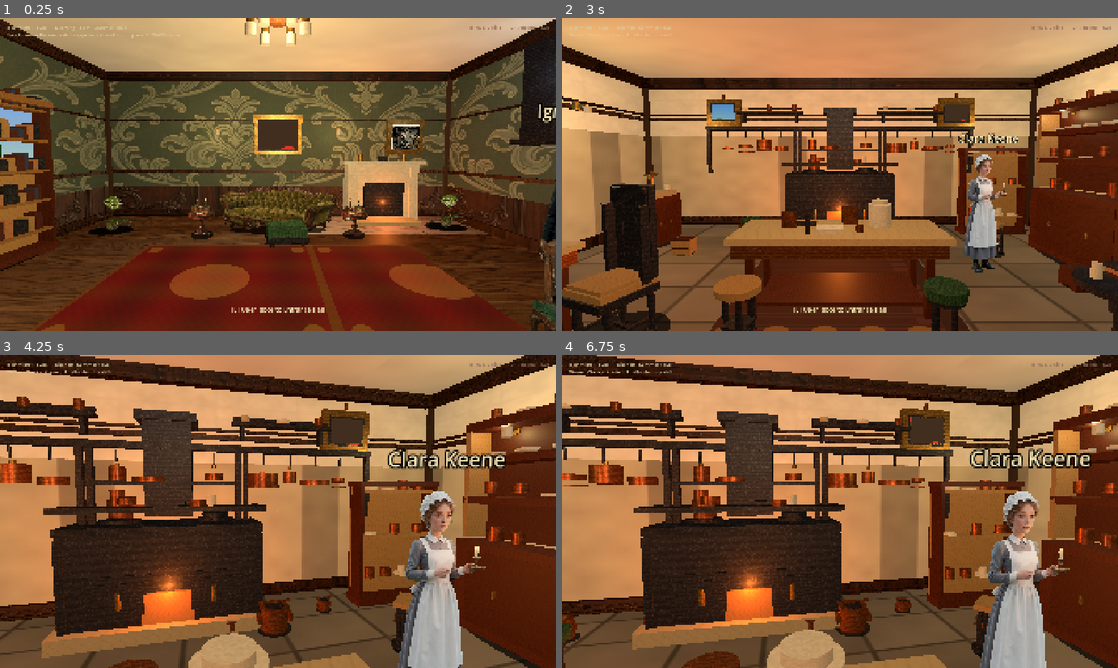
Above: before the commit, frames 1-4 (two rows, left to right).
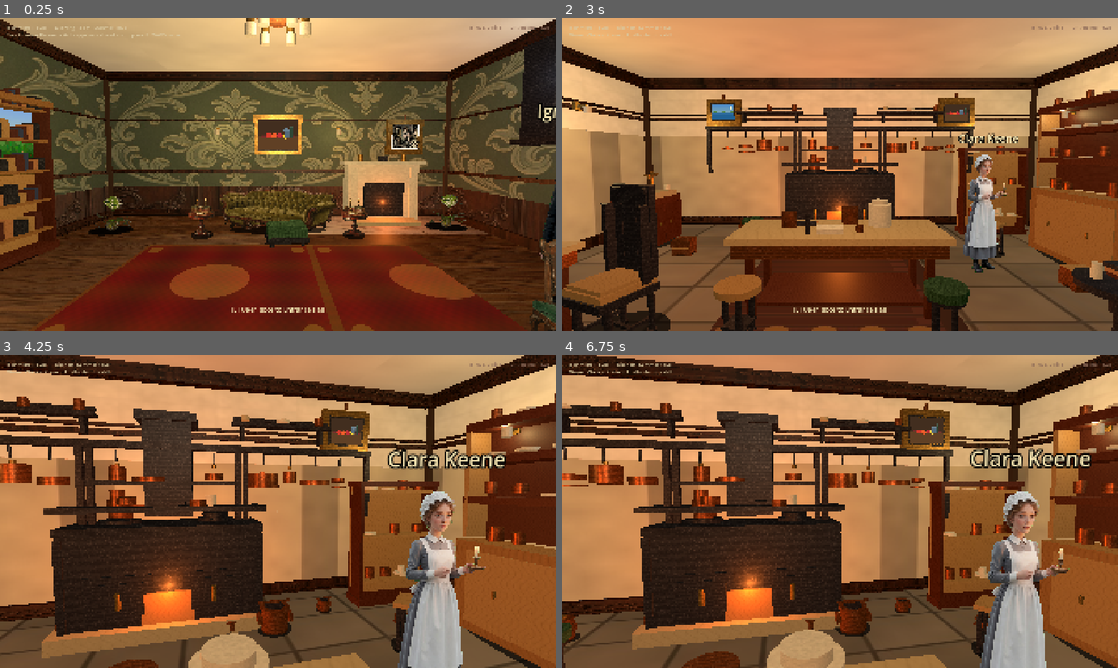
Above: after the commit, the same moments.

Repository: drakewing-eng/aetheric-engine
Game: Godot game, scene res://scenes/fps_main.tscn
Two runs of this game, one before a commit and one after it. Both use one fixed random seed, a clock stepped at 60 frames per second and the inputs below.
Inputs (mouse positions are in pixels of both pictures, inside the frame that each line leads up to):
- Up to frame 1 (0.25 s): no input
- Up to frame 2 (3 s): tap Enter at 0.5 s; move the mouse to (867, 174) at 0.52 s; hold E (interact) 0.53-1.28 s; hold W (move_forward) from 0.53 s (still down); click (867, 174) at 0.67 s; move the mouse to (812, 174) at 1.27 s; tap E (interact) at 1.35, 2, 2.85 s; move the mouse to (851, 168) at 2.02 s; hold E (interact) 2.03-2.78 s; move the mouse to (834, 180) at 2.77 s; click (834, 180) at 2.92 s
- Up to frame 3 (4.25 s): keep holding W (move_forward); move the mouse to (316, 514) at 3.52 s; hold E (interact) from 3.53 s (still down)
- Up to frame 4 (6.75 s): tap Enter at 4.25 s; move the mouse to (795, 508) at 4.27 s; release E (interact) at 4.28 s; tap E (interact) at 4.35, 5.85 s; tap Space at 5 s; move the mouse to (845, 511) at 5.02 s; hold E (interact) 5.03-5.78 s; click (845, 511) at 5.17 s; move the mouse to (817, 505) at 5.77 s; release W (move_forward) at 5.78 s; hold D (move_right) 5.78-6.53 s; move the mouse to (867, 511) at 6.52 s; hold W (move_forward) from 6.53 s (still down); hold E (interact) from 6.53 s (still down)

The runs differ from the first frame. In frame 1, 0.9% of the frame differs, in the area x 0-76%, y 34-45%; in frame 2, 4.1%; in frame 3, 6.1%, in the area x 59-100%, y 20-100%; in frame 4, 4.7%.

Commit message:
visual loop 57: QuadMesh paintings + pine crates + oak dresser

Diff:
--- a/aetheric-engine-godot/scripts/fps_props.gd
+++ b/aetheric-engine-godot/scripts/fps_props.gd
@@ -656,10 +656,13 @@
 	root.name = "Dresser"
 	var seed0: int = int(prop.get("seed", 0))
 	var w := 1.7
+	# Kitchen oak (lighter service wood, not drawing-room mahogany)
+	var oak_l := Color(0.52, 0.38, 0.2)
+	var oak_d := Color(0.4, 0.28, 0.14)
 	# Base cupboard
-	_add_box(root, Vector3(0, 0.55, 0), Vector3(w, 1.05, 0.42), OAK, true, 0.5)
-	_add_box(root, Vector3(-0.35, 0.55, 0.2), Vector3(0.7, 0.85, 0.04), OAK.darkened(0.1), false, 0.5)
-	_add_box(root, Vector3(0.35, 0.55, 0.2), Vector3(0.7, 0.85, 0.04), OAK.darkened(0.1), false, 0.5)
+	_add_box(root, Vector3(0, 0.55, 0), Vector3(w, 1.05, 0.42), oak_l, true, 0.55)
+	_add_box(root, Vector3(-0.35, 0.55, 0.2), Vector3(0.7, 0.85, 0.04), oak_d, false, 0.55)
+	_add_box(root, Vector3(0.35, 0.55, 0.2), Vector3(0.7, 0.85, 0.04), oak_d, false, 0.55)
 	_add_cylinder(root, Vector3(-0.35, 0.55, 0.24), 0.02, 0.08, BRASS, false, 0.3, true)
 	_add_cylinder(root, Vector3(0.35, 0.55, 0.24), 0.02, 0.08, BRASS, false, 0.3, true)
 	# Upper plate rack open shelves
@@ -980,10 +983,11 @@
 	root.name = "Crate"
 	var s: float = prop.get("scale", 1.0)
 	var seed0: int = int(prop.get("seed", 0))
-	var wood := OAK if seed0 % 2 == 0 else OAK.darkened(0.12)
+	# Pine packing crates (not furniture mahogany)
+	var wood := Color(0.62, 0.48, 0.28) if seed0 % 2 == 0 else Color(0.55, 0.42, 0.24)
 	var h: float = 0.38 + float(seed0 % 3) * 0.04
-	_add_box(root, Vector3(0, h * 0.5 * s, 0), Vector3(0.55 * s, h * s, 0.45 * s), wood, true, 0.6)
-	_add_box(root, Vector3(0, h * s, 0), Vector3(0.52 * s, 0.04 * s, 0.42 * s), wood.darkened(0.1), false, 0.55)
+	_add_box(root, Vector3(0, h * 0.5 * s, 0), Vector3(0.55 * s, h * s, 0.45 * s), wood, true, 0.7)
+	_add_box(root, Vector3(0, h * s, 0), Vector3(0.52 * s, 0.04 * s, 0.42 * s), wood.darkened(0.1), false, 0.65)
 	# Batten straps (orientation varies by seed)
 	if seed0 % 2 == 0:
 		_add_box(root, Vector3(0, h * 0.5 * s, 0.22 * s), Vector3(0.52 * s, 0.06 * s, 0.03 * s), wood.darkened(0.15), false, 0.55)
@@ -1344,8 +1348,8 @@
 	if view_path == "" or view_path.find("richmond_") >= 0 or view_path.find("wallpaper_") >= 0:
 		view_path = VIEW_EXTERIORS[seed0 % VIEW_EXTERIORS.size()]
 	var view_mi := MeshInstance3D.new()
-	var vm := BoxMesh.new()
-	vm.size = Vector3(w * 0.92, h * 0.92, 0.02)
+	var vm := QuadMesh.new()
+	vm.size = Vector2(w * 0.92, h * 0.92)
 	view_mi.mesh = vm
 	var vmat := StandardMaterial3D.new()
 	var vtex := _load_tex(view_path)
@@ -1356,6 +1360,7 @@
 		vmat.albedo_color = Color(0.45, 0.62, 0.78)
 	vmat.roughness = 1.0
 	vmat.shading_mode = BaseMaterial3D.SHADING_MODE_UNSHADED
+	vmat.cull_mode = BaseMaterial3D.CULL_DISABLED
 	view_mi.material_override = vmat
 	view_mi.position = Vector3(0, h * 0.5, -0.07)
 	root.add_child(view_mi)
@@ -1566,8 +1571,8 @@
 	_add_box(root, Vector3(0, 0, 0.035), Vector3(w - 0.12, h - 0.12, 0.03), Color(0.2, 0.12, 0.07), false, 0.55)
 	_add_box(root, Vector3(0, h * 0.5 + 0.09, 0.01), Vector3(0.04, 0.1, 0.03), BRASS.darkened(0.1), false, 0.35)
 	var canvas := MeshInstance3D.new()
-	var cm := BoxMesh.new()
-	cm.size = Vector3(w - 0.18, h - 0.18, 0.02)
+	var cm := QuadMesh.new()
+	cm.size = Vector2(w - 0.18, h - 0.18)
 	canvas.mesh = cm
 	var cmat := StandardMaterial3D.new()
 	var tex_path: String = str(feat.get("texture", ""))
@@ -1580,10 +1585,9 @@
 		or tex_path == TEX_WALLPAPER
 	)
 	if bad:
-		if kind == "still_life" or (kind == "auto" and seed0 % 5 == 0):
+		if kind == "still_life":
 			tex_path = ART_STILL_LIFES[seed0 % ART_STILL_LIFES.size()]
-		elif kind == "portrait" or (kind == "auto" and seed0 % 5 == 1):
-			# Character portraits as framed oils (period salon practice)
+		elif kind == "portrait":
 			var portraits := [
 				"res://assets/portraits/portrait_bell.jpg",
 				"res://assets/portraits/portrait_selina.jpg",
@@ -1594,6 +1598,7 @@
 			]
 			tex_path = portraits[seed0 % portraits.size()]
 		else:
+			# default / landscape / auto → outdoor oil
 			tex_path = ART_LANDSCAPES[seed0 % ART_LANDSCAPES.size()]
 	var tex := _load_tex(tex_path)
 	if tex == null:
@@ -1601,14 +1606,13 @@
 	if tex:
 		cmat.albedo_texture = tex
 		cmat.albedo_color = Color(1.0, 0.98, 0.92)
-		cmat.uv1_scale = Vector3(1.0, 1.0, 1.0)
 	else:
-		cmat.albedo_color = Color(0.35, 0.48, 0.55)
-	# Unshaded so landscapes stay readable in dim Victorian rooms
+		cmat.albedo_color = Color(0.4, 0.55, 0.65)
 	cmat.roughness = 0.85
 	cmat.shading_mode = BaseMaterial3D.SHADING_MODE_UNSHADED
+	cmat.cull_mode = BaseMaterial3D.CULL_DISABLED
 	canvas.material_override = cmat
-	canvas.position = Vector3(0, 0, 0.05)
+	canvas.position = Vector3(0, 0, 0.055)
 	root.add_child(canvas)
 	return root
 
Not shown, changed: SCRATCH/memory/CURRENT.md
